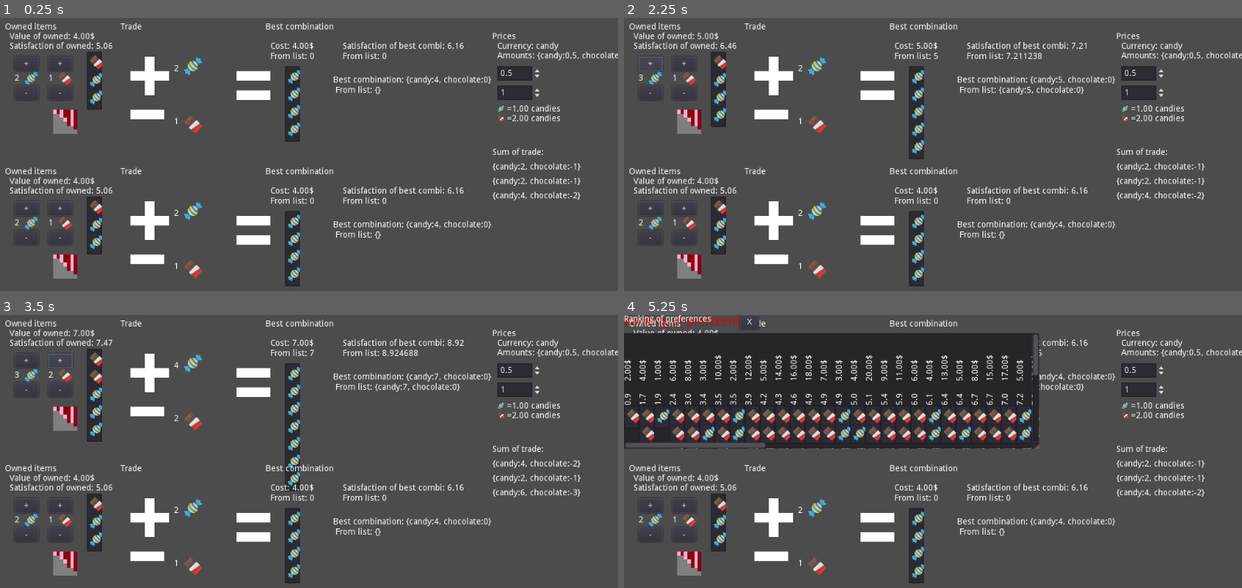
Above: before the commit, frames 1-4 (two rows, left to right).
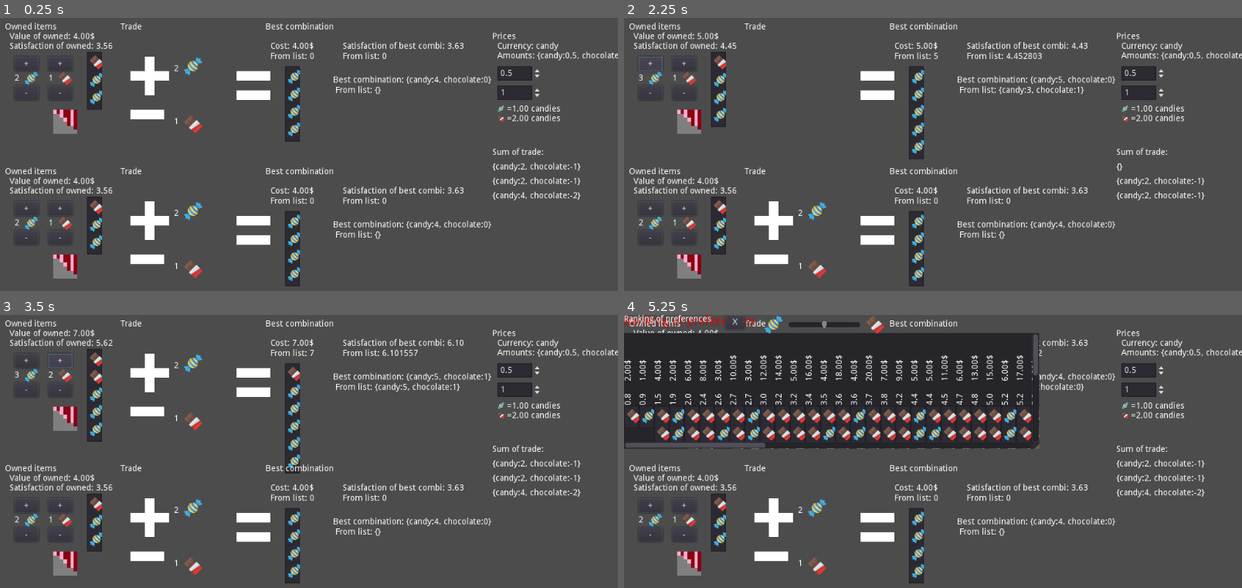
Above: after the commit, the same moments.

Repository: carlostgit/Prices
Game: Godot game, scene res://MainScene.tscn
Same seed, same stepped clock (60 frames per second), same inputs: the game is played once before the commit and once after it. The engine's default icon, where the game draws it, is replaced by a stand-in: a white triangle on a blue panel in a dark square.
Inputs (mouse positions are in pixels of both pictures, inside the frame that each line leads up to):
- Up to frame 1 (0.25 s): no input
- Up to frame 2 (2.25 s): click (654, 78) at 0.52 s; click (691, 78) at 1.27 s; click "+" at 2 s
- Up to frame 3 (3.5 s): click "+" at 2.75 s
- Up to frame 4 (5.25 s): click "-" at 3.5 s; click "-" at 4.25 s; click (691, 418) at 5.02 s

The runs differ from the first frame. In frame 1, less than 0.1% of the frame differs, in the area x 15-75%, y 9-65%; in frame 2, 1.2%; in frame 3, 0.5%; in frame 4, 3.7%, in the area x 0-75%, y 0-65%.

Commit message:
Codigo para cambiar preferencias dentro del rankingofpreferences

Diff:
--- a/PersonScene.gd
+++ b/PersonScene.gd
@@ -18,6 +18,8 @@
 var _candy:Texture = load("res://candy.png")
 var _chocolate:Texture = load("res://chocolate.png")
 
+var _param_max_products_in_ranking:int = 10
+
 signal trade_updated(origin_node,trade_combidict)
 
 # Called when the node enters the scene tree for the first time.
@@ -116,7 +118,7 @@
 
 #	var time_start = OS.get_ticks_msec()
 
-	var combination_list:CombinationList = combination_creator.calculate_combination_list(10)
+	var combination_list:CombinationList = combination_creator.calculate_combination_list(_param_max_products_in_ranking)
 #	print(combination_list.get_thing_quantity_dict_array())
 
 #	var after_creation = OS.get_ticks_msec()
@@ -414,3 +416,13 @@
 func _on_OwnedItems_signal_owned_chocolate_changed(num):
 	_owned_items_dict["chocolate"] = float(num)
 	self.update_after_owned_combination_changed()
+
+
+
+func _on_CandyChocolatePrefSlider_value_changed(value):
+#	TODO
+	var candy_max_satisf:float = 10-value
+	var chocolate_max_satisf:float = value
+	_satisfaction_calculator.set_max_satisfaction_of_product("chocolate", chocolate_max_satisf)
+	_satisfaction_calculator.set_max_satisfaction_of_product("candy", candy_max_satisf)
+	update_ranking_of_preferences()
--- a/PersonScene.tscn
+++ b/PersonScene.tscn
@@ -342,10 +342,41 @@
 }
 
 [node name="Button" type="Button" parent="RankingOfPreferences"]
-margin_left = 192.0
-margin_right = 224.0
+margin_left = 168.0
+margin_right = 200.0
 margin_bottom = 24.0
 text = "X"
+__meta__ = {
+"_edit_use_anchors_": false
+}
+
+[node name="TextureButton" type="TextureButton" parent="RankingOfPreferences"]
+margin_left = 232.0
+margin_right = 264.0
+margin_bottom = 32.0
+texture_normal = ExtResource( 6 )
+expand = true
+__meta__ = {
+"_edit_use_anchors_": false
+}
+
+[node name="TextureButton2" type="TextureButton" parent="RankingOfPreferences"]
+margin_left = 400.0
+margin_right = 432.0
+margin_bottom = 32.0
+texture_normal = ExtResource( 5 )
+expand = true
+__meta__ = {
+"_edit_use_anchors_": false
+}
+
+[node name="CandyChocolatePrefSlider" type="HSlider" parent="RankingOfPreferences"]
+margin_left = 272.0
+margin_top = 8.0
+margin_right = 392.0
+margin_bottom = 24.0
+max_value = 10.0
+value = 5.0
 __meta__ = {
 "_edit_use_anchors_": false
 }
@@ -357,3 +388,4 @@
 [connection signal="pressed" from="OwnedItems/ButtonChocolateMinus" to="OwnedItems" method="_on_ButtonChocolateMinus_pressed"]
 [connection signal="pressed" from="ShowInfoRanking" to="." method="_on_ShowInfoRanking_pressed"]
 [connection signal="pressed" from="RankingOfPreferences/Button" to="." method="_on_Button_pressed"]
+[connection signal="value_changed" from="RankingOfPreferences/CandyChocolatePrefSlider" to="." method="_on_CandyChocolatePrefSlider_value_changed"]
--- a/SatisfactionCalculator.gd
+++ b/SatisfactionCalculator.gd
@@ -53,7 +53,8 @@
 #	_combo_satisf_curve_dict["sweets"]=satis_curve_sweets
 
 	#init_default_satisfaction()
-	init_candy_satisfaction()
+#	init_candy_satisfaction()
+	init_chocolate_satisfaction()
 
 	plotter.add_func_ref(funcref( self, "calculate_satifaction_of_chocolate"),"chocolate")
 	plotter.add_func_ref(funcref( self, "calculate_satifaction_of_candy"),"candy")
@@ -98,6 +99,48 @@
 	reset()
 	init_default_satisfaction()
 
+func get_product_max_satisfaction(product_arg:String):
+	if _product_satisf_curve_dict.has(product_arg):
+		return _product_satisf_curve_dict[product_arg].get_maximum_satisf()
+	return 0
+
+func get_combo_max_satisfaction(combo_arg:String):
+	if _combo_satisf_curve_dict.has(combo_arg):
+		return _combo_satisf_curve_dict[combo_arg].get_maximum_satisf()
+	return 0
+
+func get_product_preference_at_0(product_arg:String):
+	if _product_satisf_curve_dict.has(product_arg):
+		return _product_satisf_curve_dict[product_arg].get_preference_at_0()
+	return 0
+
+func get_combo_preference_at_0(combo_arg:String):
+	if _combo_satisf_curve_dict.has(combo_arg):
+		return _combo_satisf_curve_dict[combo_arg].get_preference_at_0()
+	return 0
+
+func increase_max_satisfaction_of_product(product_arg:String):
+	if _product_satisf_curve_dict.has(product_arg):
+		var current_max_satisf = _product_satisf_curve_dict[product_arg].get_maximum_satisf()
+		current_max_satisf += 1
+		_product_satisf_curve_dict[product_arg].set_maximum_satisf(current_max_satisf)
+
+func increase_max_satisfaction_of_combo(combo_arg:String):
+	if _combo_satisf_curve_dict.has(combo_arg):
+		var current_max_satisf = _combo_satisf_curve_dict[combo_arg].get_maximum_satisf()
+		current_max_satisf += 1
+		_combo_satisf_curve_dict[combo_arg].set_maximum_satisf(current_max_satisf)
+
+
+func set_max_satisfaction_of_product(product_arg:String,max_satisf_arg:float):
+	if _product_satisf_curve_dict.has(product_arg):
+		_product_satisf_curve_dict[product_arg].set_maximum_satisf(max_satisf_arg)
+
+func set_max_satisfaction_of_combo(combo_arg:String,max_satisf_arg:float):
+	if _combo_satisf_curve_dict.has(combo_arg):
+		_combo_satisf_curve_dict[combo_arg].set_maximum_satisf(max_satisf_arg)
+
+
 
 func init_default_satisfaction():
 	var satis_curve_chocolate:SatisfactionCurve = SatisfactionCurve.new(2.16,10)
@@ -109,18 +152,18 @@
 	_combo_satisf_curve_dict["sweets"]=satis_curve_sweets
 
 func init_candy_satisfaction():
-	var satis_curve_chocolate:SatisfactionCurve = SatisfactionCurve.new(2.16,8)
-	var satis_curve_candy:SatisfactionCurve = SatisfactionCurve.new(4.2,18)
-	var satis_curve_sweets:SatisfactionCurve = SatisfactionCurve.new(1.8, 1)
+	var satis_curve_chocolate:SatisfactionCurve = SatisfactionCurve.new(2,5)
+	var satis_curve_candy:SatisfactionCurve = SatisfactionCurve.new(2,30)
+	var satis_curve_sweets:SatisfactionCurve = SatisfactionCurve.new(2, 3)
 
 	_product_satisf_curve_dict["chocolate"]=satis_curve_chocolate
 	_product_satisf_curve_dict["candy"]=satis_curve_candy
 	_combo_satisf_curve_dict["sweets"]=satis_curve_sweets
 
 func init_chocolate_satisfaction():
-	var satis_curve_chocolate:SatisfactionCurve = SatisfactionCurve.new(2.4,20)
-	var satis_curve_candy:SatisfactionCurve = SatisfactionCurve.new(2.2,10)
-	var satis_curve_sweets:SatisfactionCurve = SatisfactionCurve.new(1.8, 1)
+	var satis_curve_chocolate:SatisfactionCurve = SatisfactionCurve.new(2,30)
+	var satis_curve_candy:SatisfactionCurve = SatisfactionCurve.new(2,5)
+	var satis_curve_sweets:SatisfactionCurve = SatisfactionCurve.new(2, 3)
 
 	_product_satisf_curve_dict["chocolate"]=satis_curve_chocolate
 	_product_satisf_curve_dict["candy"]=satis_curve_candy
--- a/SatisfactionCurve.gd
+++ b/SatisfactionCurve.gd
@@ -76,3 +76,13 @@
 	ret_satisf = max_satisf*get_diminishing_returns_factor(quantity_arg*pref_at_0/max_satisf)
 
 	return ret_satisf
+
+
+func get_preference_at_0() -> float:
+	return _param_preference_at_0
+
+func get_maximum_satisf() -> float:
+	return _maximum_satisf
+
+func set_maximum_satisf(maximum_satisf_arg:float):
+	_maximum_satisf = maximum_satisf_arg
Not shown: 1 places in MainScene.tscn that only renumber resources
